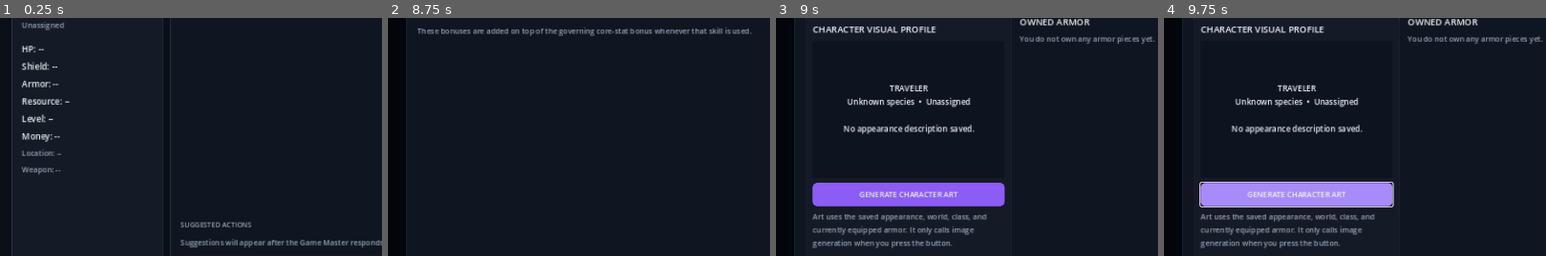
Above: before the commit, frames 1-4 (left to right).
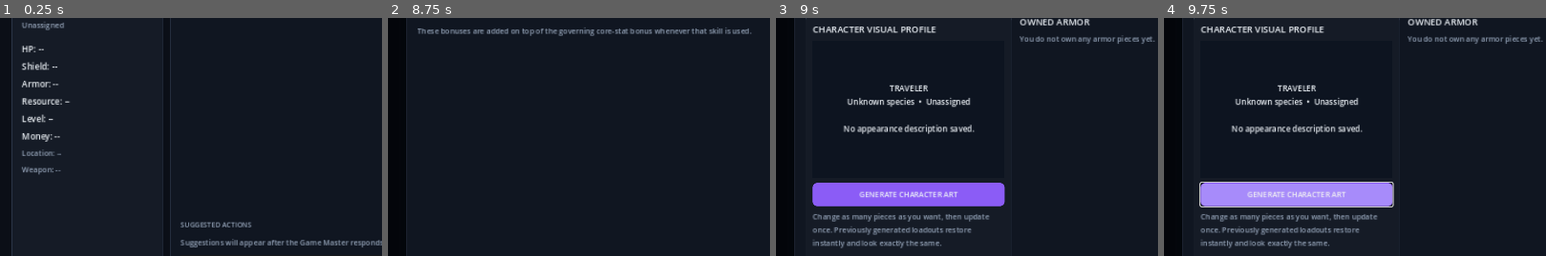
Above: after the commit, the same moments.

Repository: jjhartman2020-tech/the-shattered-realms
Game: Godot game, scene res://main.tscn
The game is run twice, just before and just after one commit, with the same random seed, the same clock (stepped at 60 frames per second) and the same inputs.
Inputs (mouse positions are % of the whole screen's width and height, from its top left):
- Up to frame 1 (0.25 s): no input
- Up to frame 2 (8.75 s): click (45, 87) at 0.52 s; type "12" at 0.6 s; click "PLAYER" at 1.25 s; click "REFRESH STATE" at 2 s; click "SEND" at 2.75 s; click "INVENTORY" at 3.5 s; click "MAP" at 4.25 s; click "PARTY" at 5 s; click "SUMMARY" at 5.75 s; click "GALLERY" at 6.5 s; click "ABILITIES" at 7.25 s; click "STATS & SKILLS" at 8 s
- Up to frame 3 (9 s): click "ARMOR" at 8.75 s
- Up to frame 4 (9.75 s): click "GENERATE CHARACTER ART" at 9.5 s
The pictures show only the part of the screen within x 0-50%, y 35-85%; the shares and areas given below are measured in that part.

Frames 1-2 are identical in both runs. In frame 3, 1.6% of the frame differs, in the area x 9-56%, y 82-97%; in frame 4, 1.6%.

Commit message:
Batch armor art updates in Character Hub

Diff:
--- a/godot/character_hub.gd
+++ b/godot/character_hub.gd
@@ -43,6 +43,7 @@
 var content_box: VBoxContainer
 var tab_buttons: Dictionary = {}
 var portrait_texture: ImageTexture
+var portrait_stale := false
 
 
 func _ready() -> void:
@@ -56,8 +57,7 @@
 	game_state = new_state.duplicate(true)
 	visible = true
 	_render()
-	if portrait_texture == null:
-		call_deferred("_request", "/character/portrait/load", {}, "character_portrait")
+	call_deferred("_request", "/character/portrait/load", {}, "character_portrait")
 
 
 func apply_payload(payload: Dictionary) -> void:
@@ -72,18 +72,16 @@
 		_load_portrait_texture(portrait_base64)
 	elif "portrait_available" in payload and not bool(payload.get("portrait_available", false)):
 		portrait_texture = null
+	if "portrait_stale" in payload:
+		portrait_stale = bool(payload.get("portrait_stale", false))
+	var equipment_change = payload.get("equipment_change")
+	if equipment_change is Dictionary:
+		portrait_stale = true
 	var message := str(payload.get("message", ""))
 	set_status(message, false)
 	_render()
-	var equipment_change = payload.get("equipment_change")
 	if equipment_change is Dictionary:
-		var changed_slot := str(equipment_change.get("slot", ""))
-		var change_type := "unequip" if equipment_change.has("unequipped") else "equip"
-		if changed_slot.is_empty():
-			var equipped_piece = equipment_change.get("equipped")
-			if equipped_piece is Dictionary:
-				changed_slot = str(equipped_piece.get("slot", ""))
-		call_deferred("_refresh_art_after_armor_change", changed_slot, change_type)
+		call_deferred("_sync_art_after_armor_change")
 
 
 func set_status(message: String, is_error: bool = false) -> void:
@@ -382,11 +380,21 @@
 		portrait_text.autowrap_mode = TextServer.AUTOWRAP_WORD_SMART
 		portrait_text.set_anchors_and_offsets_preset(Control.PRESET_FULL_RECT, Control.PRESET_MODE_MINSIZE, 12)
 		portrait_placeholder.add_child(portrait_text)
-	var art_button := _button("REFRESH CHARACTER ART" if portrait_texture != null else "GENERATE CHARACTER ART", true)
+	var art_label: String
+	if portrait_texture == null:
+		art_label = "GENERATE CHARACTER ART"
+	elif portrait_stale:
+		art_label = "UPDATE OUTFIT ART"
+	else:
+		art_label = "REGENERATE CHARACTER ART"
+	var art_button := _button(art_label, true)
 	art_button.custom_minimum_size.y = 44
-	art_button.pressed.connect(_request.bind("/character/portrait/generate", {}, "character_portrait"))
+	var art_payload: Dictionary = {"force_refresh": not portrait_stale}
+	art_button.pressed.connect(_request.bind("/character/portrait/generate", art_payload, "character_portrait"))
 	profile_box.add_child(art_button)
-	profile_box.add_child(_muted("Art uses the saved appearance, world, class, and currently equipped armor. It only calls image generation when you press the button."))
+	if portrait_stale:
+		profile_box.add_child(_warning("PICTURE OUT OF DATE — finish changing armor, then update it once."))
+	profile_box.add_child(_muted("Change as many pieces as you want, then update once. Previously generated loadouts restore instantly and look exactly the same."))
 	for slot in ARMOR_SLOTS:
 		var piece = equipped.get(slot)
 		var slot_row := HBoxContainer.new()
@@ -477,13 +485,9 @@
 	portrait_texture = ImageTexture.create_from_image(generated_image)
 
 
-func _refresh_art_after_armor_change(changed_slot: String, change_type: String) -> void:
-	set_status("Armor changed. Updating the character picture...", false)
-	_request(
-		"/character/portrait/generate",
-		{"changed_slot": changed_slot, "change_type": change_type},
-		"character_portrait"
-	)
+func _sync_art_after_armor_change() -> void:
+	set_status("Armor changed. Checking for a saved outfit picture...", false)
+	_request("/character/portrait/load", {}, "character_portrait")
 
 
 func _combat_active() -> bool:
